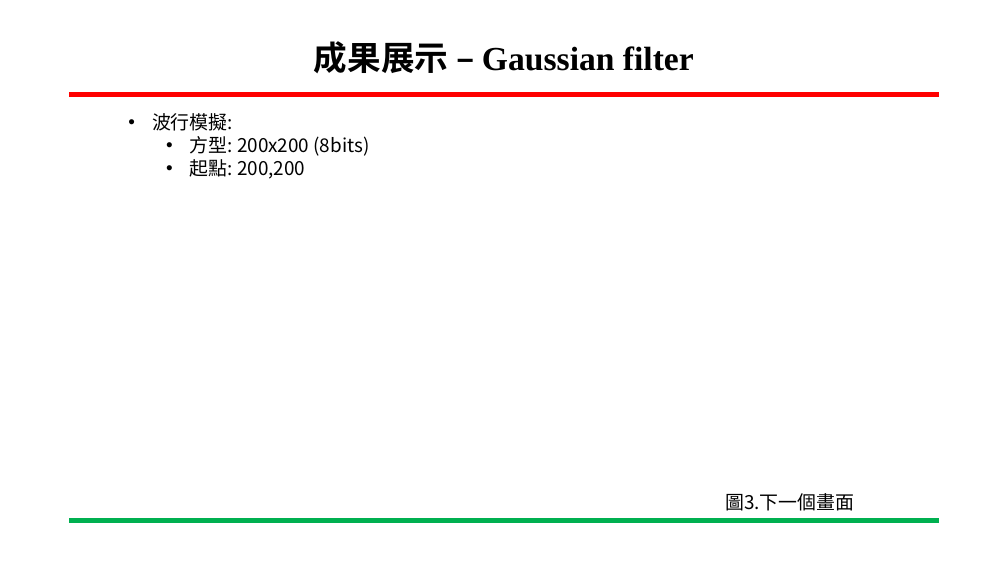
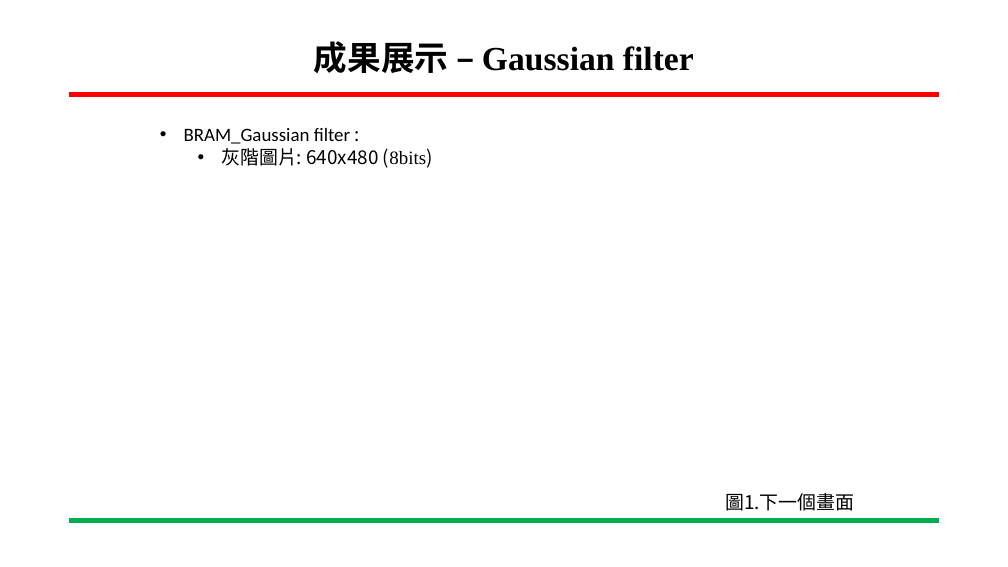
Before and after one commit to ing0331/FPGA, a slide deck: slide 28 of HW8_Canny_BRam/N06-Tutorial/專案進度報告-Canny_VGA-吳東穎-20230607.pptx (slide 27 before the commit). Drawn at 1008x567 pixels with LibreOffice and Linux fonts; fonts in the diff are those of the drawing; background and template pictures are left out. Boxes give left, top, right and bottom in pixels: in the first picture for what was removed or moved away, otherwise in the second. Text is boxed around its words. In the diff, an @@ line names an element or a change of style, - is before the commit and + after.

```diff
--- a/HW8_Canny_BRam/N06-Tutorial/專案進度報告-Canny_VGA-吳東穎-20230607.pptx
+++ b/HW8_Canny_BRam/N06-Tutorial/專案進度報告-Canny_VGA-吳東穎-20230607.pptx
@@ text at (184, 128, 433, 168): text changed; font Noto Sans CJK SC to Calibri @@
-• 波行模擬:
-  • 方型: 200x200 (8bits)
-  • 起點: 200,200
+• BRAM_Gaussian filter :
+  • 灰階圖片: 640x480 (8bits)
@@ text at (725, 493, 854, 511): text changed @@
-圖3.下一個畫面
+圖1.下一個畫面
```
Also in this commit, not shown: 18 other slides changed, 4 slides added, 3 slides removed, 2 other files.
